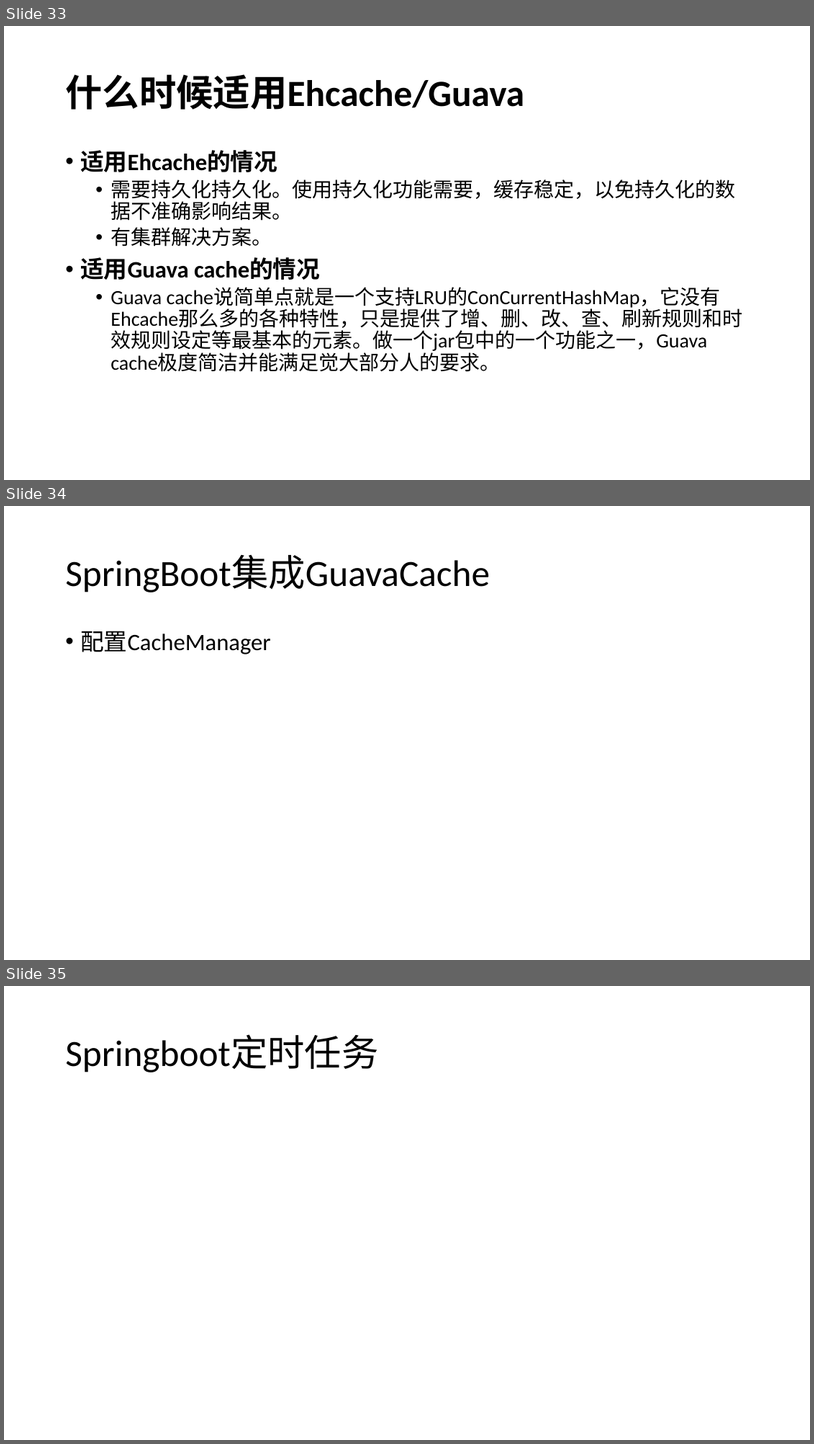
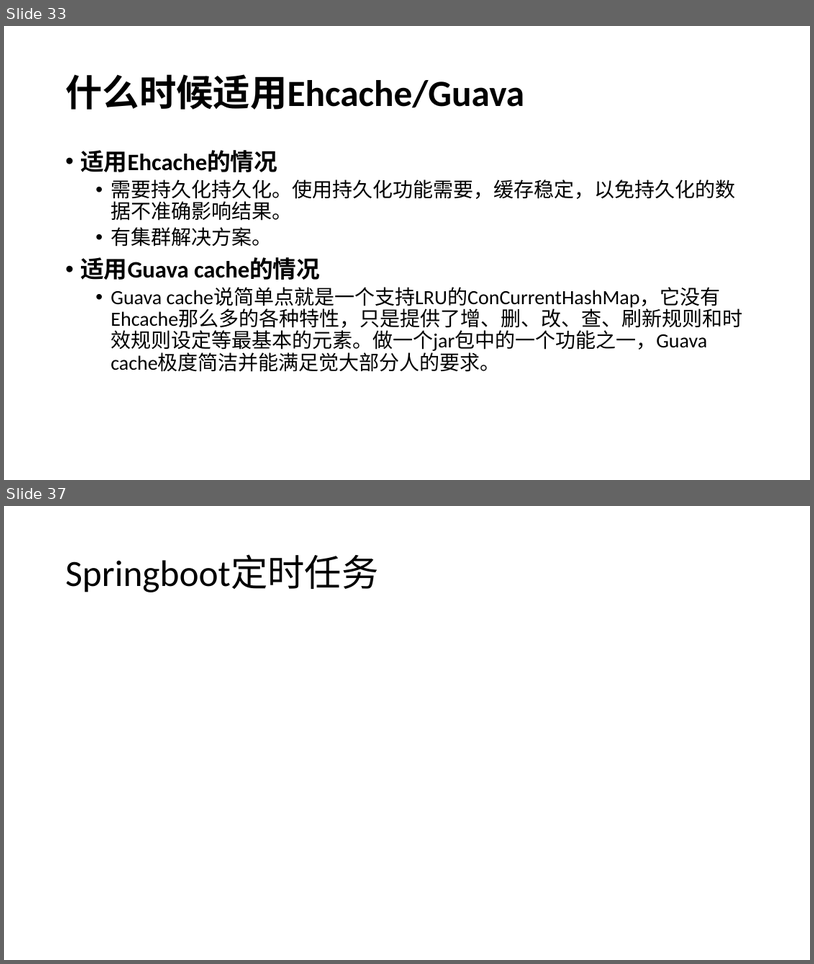
Before and after one commit to airuitian/MicroService, a slide deck: springboot/SpringBoot-4.pptx. Shown one above the other, each under a label of ours: slides 33, 34 and 35 before the commit, slides 33 and 37 after it; the slides between them are not shown. The pictures are 814x1444 and 814x964 pixels, drawn with LibreOffice and Linux fonts; fonts in the diff are those of the drawing. Boxes give left, top, right and bottom in pixels: in the first picture for what was removed or moved away, otherwise in the second. Text is boxed around its words. In the diff, an @@ line names an element or a change of style, - is before the commit and + after.

```diff
--- a/springboot/SpringBoot-4.pptx
+++ b/springboot/SpringBoot-4.pptx
@@ slide 34 removed at (x1=4, y1=506, x2=810, y2=960), background #FFFFFF @@
@@ title removed at (x1=65, y1=555, x2=490, y2=592) @@
-SpringBoot集成GuavaCache
@@ text removed at (x1=80, y1=631, x2=270, y2=654) @@
-• 配置CacheManager
@@ what was slide 35 is now slide 37 @@
```
Also in this commit, not shown: 3 slides added, 21 other files.
